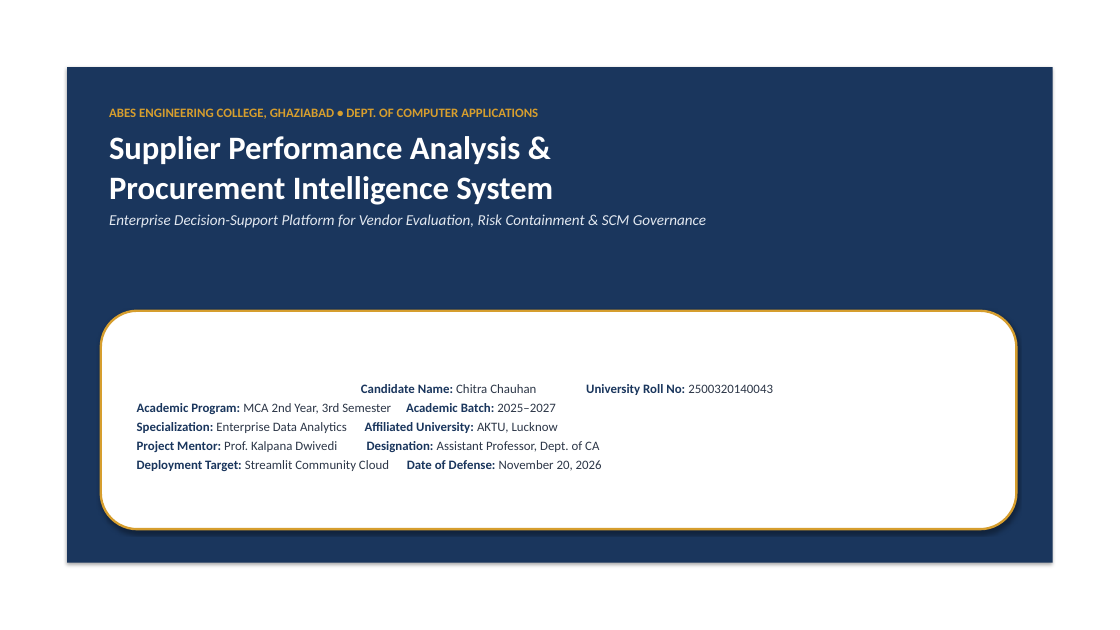
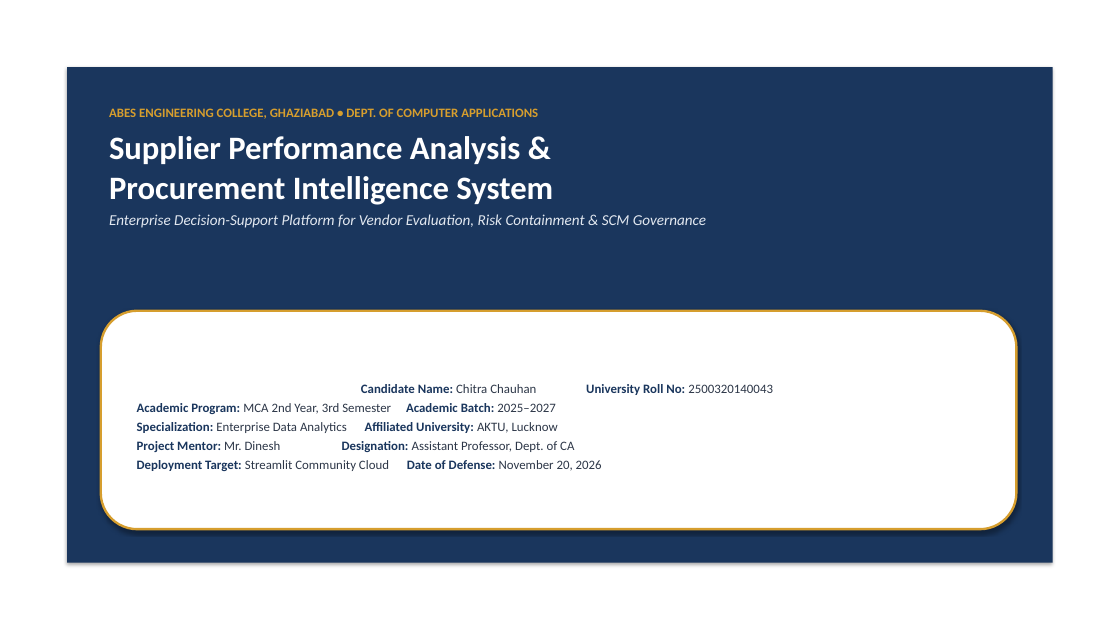
Before and after one commit to chauhanchitra0015-cell/HCL, a slide deck: slide 1 of docs/18_Presentation.pptx. Drawn at 1120x630 pixels with LibreOffice and Linux fonts; fonts in the diff are those of the drawing. Boxes give left, top, right and bottom in pixels: in the first picture for what was removed or moved away, otherwise in the second. Text is boxed around its words. In the diff, an @@ line names an element or a change of style, - is before the commit and + after.

Commit message:
Update mentor name to Mr. Dinesh across all project documents and codebase

```diff
--- a/docs/18_Presentation.pptx
+++ b/docs/18_Presentation.pptx
@@ text in rounded rectangle at [137,441,574,452]: text changed @@
-Project Mentor: Prof. Kalpana Dwivedi Designation: Assistant Professor, Dept. of CA
+Project Mentor: Mr. Dinesh Designation: Assistant Professor, Dept. of CA
```
Also in this commit, not shown: 1 other slide changed, 33 other files.
